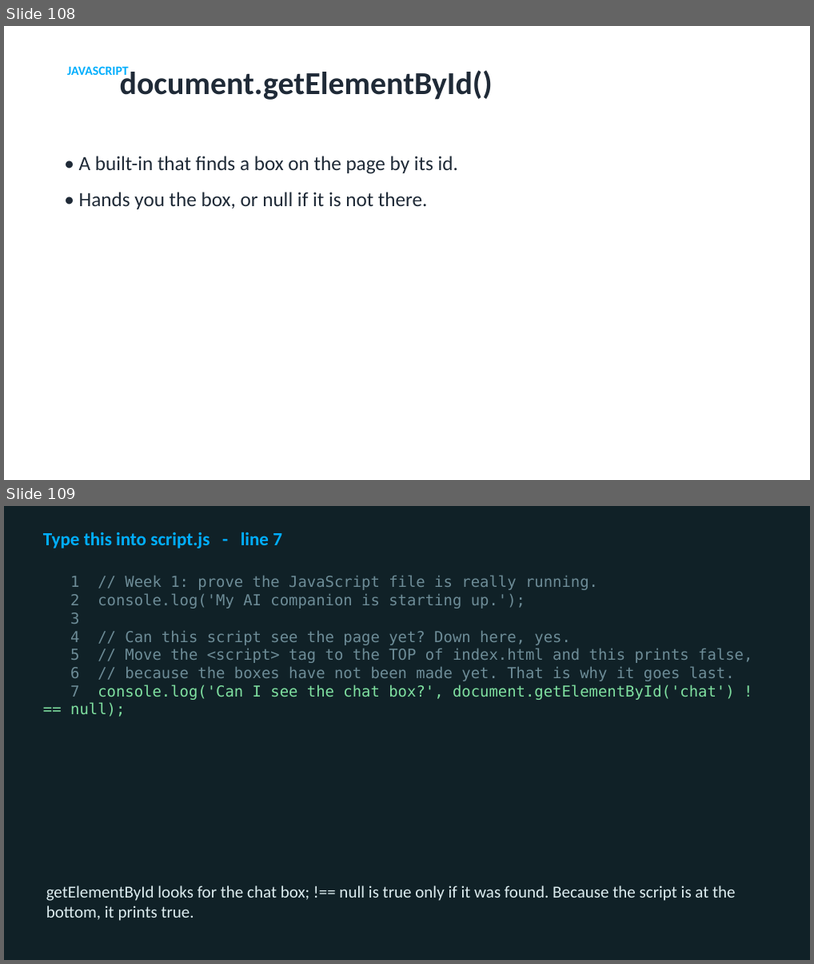
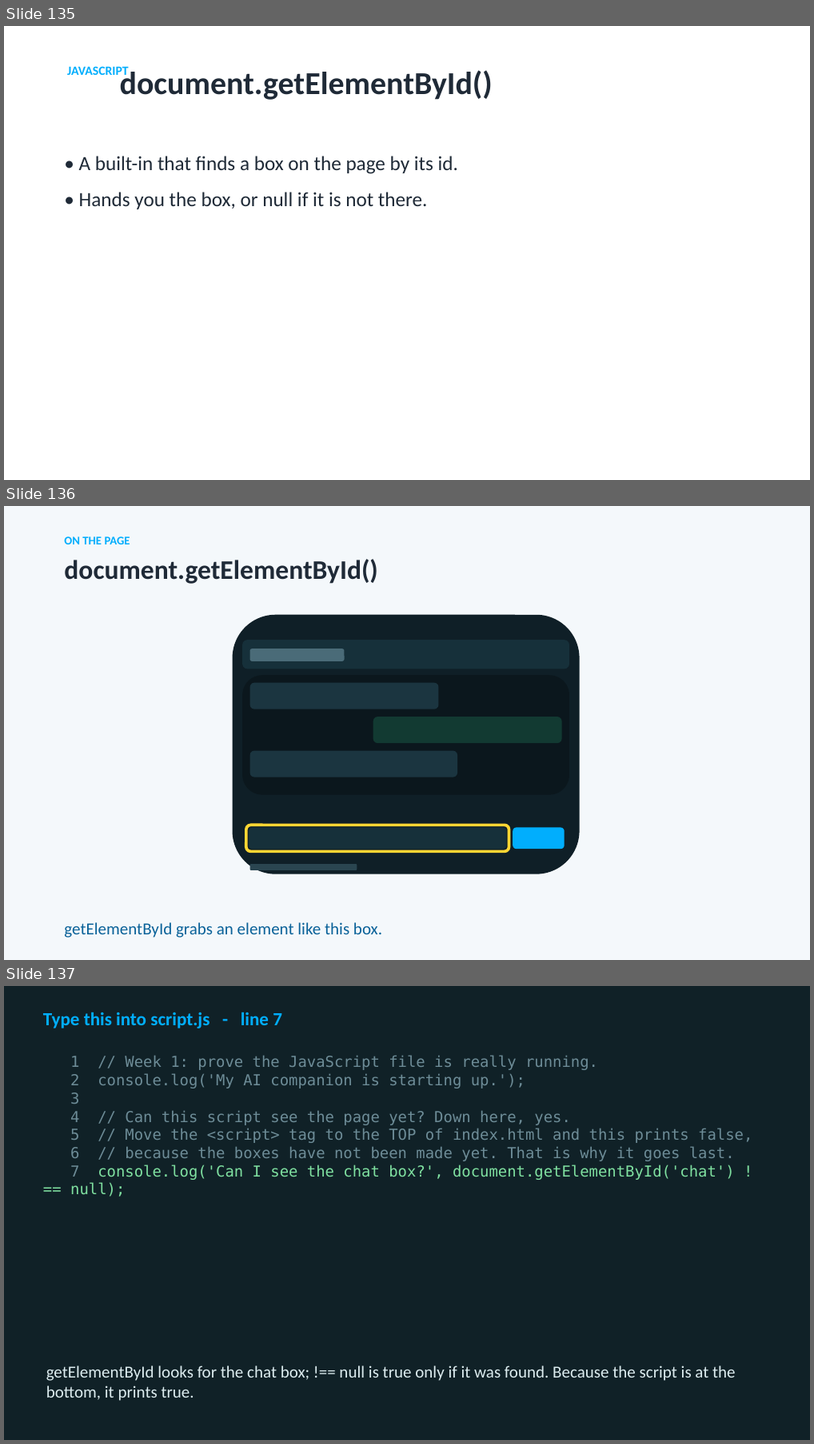
Before and after one commit to utgapps/utgapps.github.io, a slide deck: ai101/slides/week-01.pptx. Shown one above the other, each under a label of ours: slides 108 and 109 before the commit, slides 135, 136 and 137 after it. The pictures are 814x964 and 814x1444 pixels, drawn with LibreOffice and Linux fonts; fonts in the diff are those of the drawing. Boxes give left, top, right and bottom in pixels: in the first picture for what was removed or moved away, otherwise in the second. Text is boxed around its words. In the diff, an @@ line names an element or a change of style, - is before the commit and + after.

```diff
--- a/ai101/slides/week-01.pptx
+++ b/ai101/slides/week-01.pptx
@@ slide 136 added at bbox=[4, 506, 810, 960], background #F4F8FB @@
@@ text added at bbox=[64, 536, 130, 544], 14 pt, text #01AEFD, bold @@
+ON THE PAGE
@@ text added at bbox=[64, 559, 378, 584], 32 pt, text #1F2A37, bold @@
+document.getElementById()
@@ rounded rectangle added at bbox=[233, 615, 580, 874], fill #0F1F27 @@
@@ rounded rectangle added at bbox=[242, 640, 570, 668], fill #16303A @@
@@ rounded rectangle added at bbox=[250, 648, 345, 661], fill #4A6B78 @@
@@ rounded rectangle added at bbox=[242, 675, 570, 795], fill #0B171D @@
@@ rounded rectangle added at bbox=[250, 683, 439, 709], fill #1B3540 @@
@@ rounded rectangle added at bbox=[374, 716, 562, 743], fill #123A32 @@
@@ rounded rectangle added at bbox=[250, 751, 458, 777], fill #1B3540 @@
@@ rounded rectangle added at bbox=[246, 825, 510, 852], outline #FFD633 3.5 pt @@
@@ rounded rectangle added at bbox=[249, 828, 506, 848], fill #16303A @@
@@ rounded rectangle added at bbox=[514, 828, 565, 848], fill #01AEFD @@
@@ rounded rectangle added at bbox=[250, 864, 358, 869], fill #2A4550 @@
@@ text added at bbox=[64, 922, 382, 937], 20 pt, text #0A6299 @@
+getElementById grabs an element like this box.
@@ what was slide 108 is now slide 135 @@
@@ what was slide 109 is now slide 137 @@
```
Also in this commit, not shown: 27 other slides added, 32 other files.
